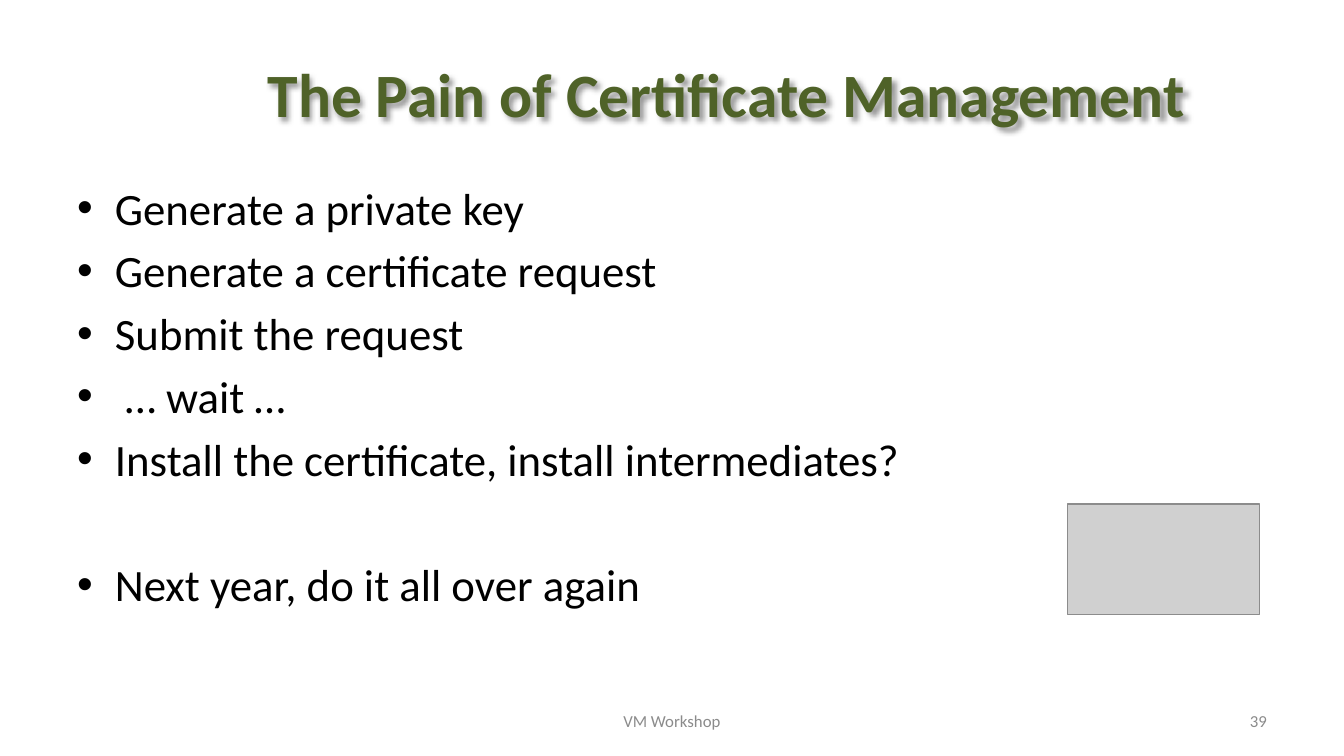
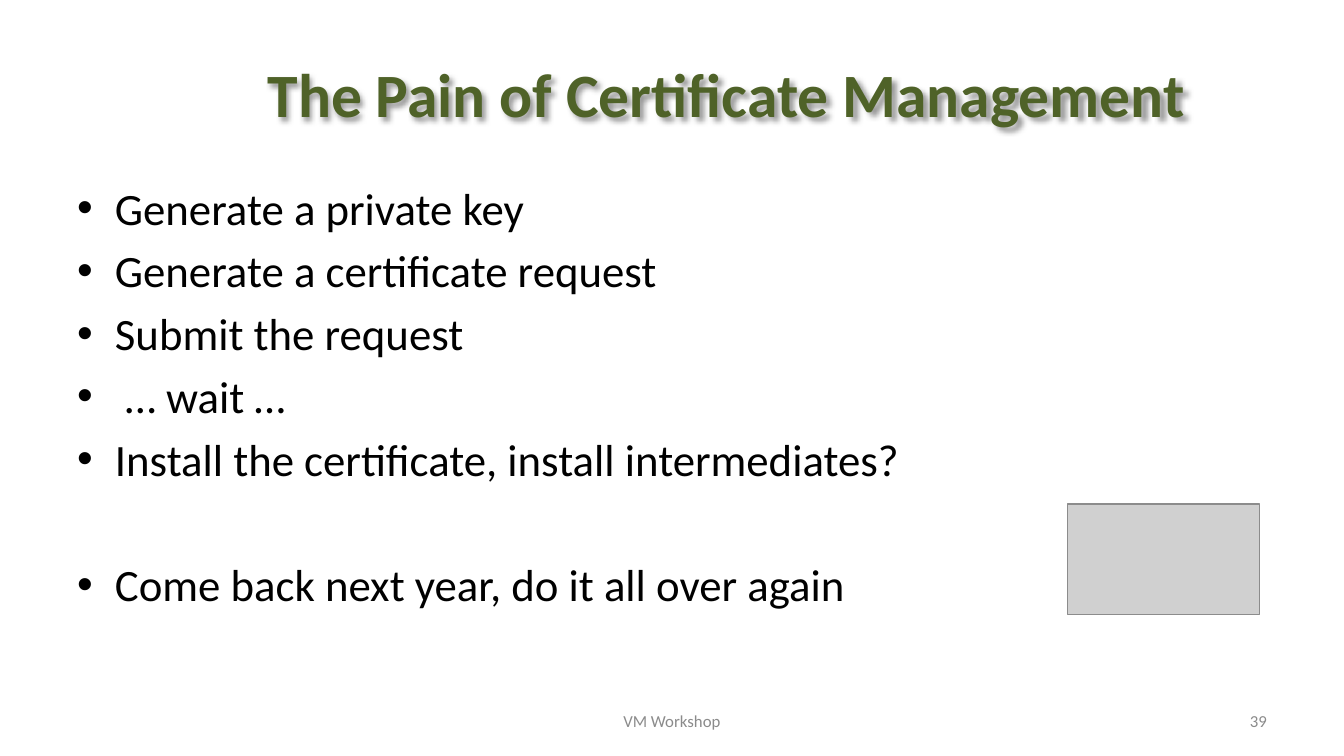
Before and after one commit to trothr/vmworkshop, a slide deck: slide 39 of 2023/presentations/torforzvm.pptx. Drawn at 1344x756 pixels with LibreOffice and Linux fonts; fonts in the diff are those of the drawing; grey boxes stand for pictures; background and template pictures are left out. Boxes give left, top, right and bottom in pixels: in the first picture for what was removed or moved away, otherwise in the second. Text is boxed around its words. In the diff, an @@ line names an element or a change of style, - is before the commit and + after.

```diff
--- a/2023/presentations/torforzvm.pptx
+++ b/2023/presentations/torforzvm.pptx
@@ text at <box>115,570,844,609</box>: text changed @@
-• Next year, do it all over again
+• Come back next year, do it all over again
```
Also in this commit, not shown: 12 other slides changed, 3 other files.
